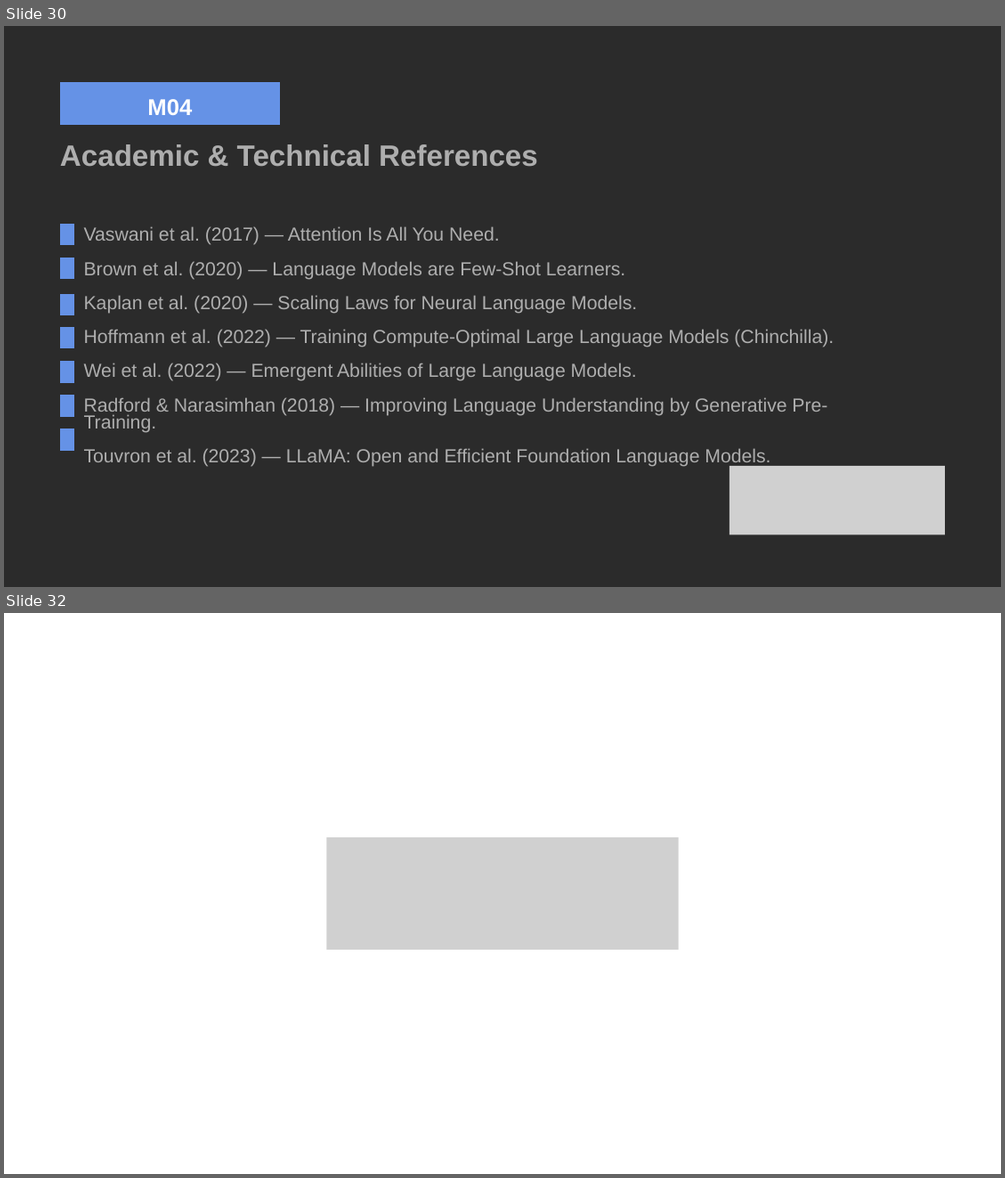
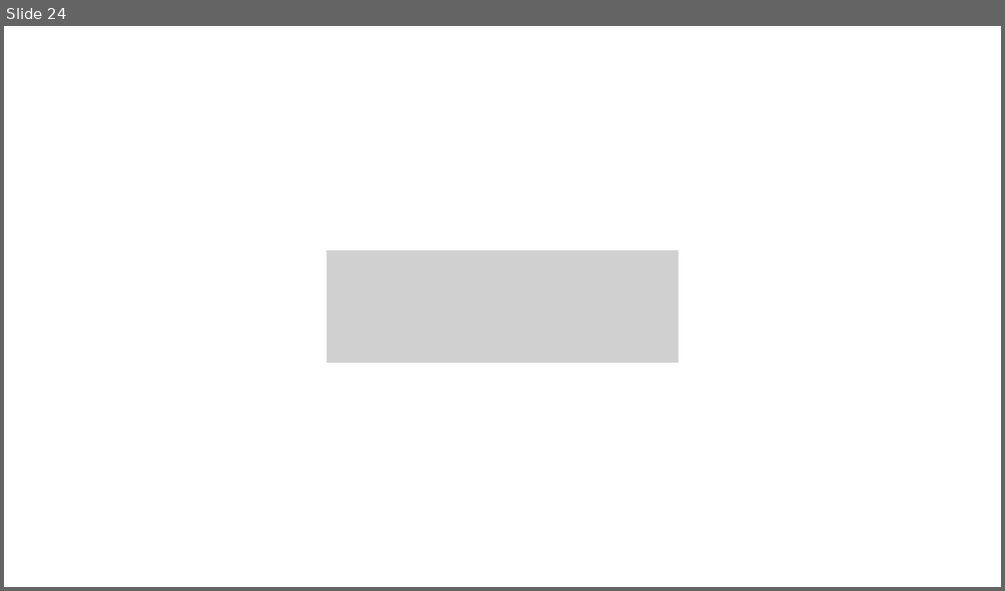
Before and after one commit to rausejop/ai, a slide deck: M06 Multimodal NLP/DEF_M06 Multimodal NLP.pptx. Shown one above the other, each under a label of ours: slides 30 and 32 before the commit, slide 24 after it; the slides between them are not shown. The pictures are 1005x1178 and 1005x591 pixels, drawn with LibreOffice and Linux fonts; fonts in the diff are those of the drawing; grey boxes stand for pictures; background and template pictures are left out; a plain dark background stands for a picture behind light text. Boxes give left, top, right and bottom in pixels: in the first picture for what was removed or moved away, otherwise in the second. Text is boxed around its words. In the diff, an @@ line names an element or a change of style, - is before the commit and + after.

```diff
--- a/M06 Multimodal NLP/DEF_M06 Multimodal NLP.pptx
+++ b/M06 Multimodal NLP/DEF_M06 Multimodal NLP.pptx
@@ slide 30 removed at (x1=4, y1=26, x2=1001, y2=587), background picture (left out) @@
@@ freeform shape removed at (x1=60, y1=82, x2=280, y2=124) @@
@@ text removed at (x1=147, y1=99, x2=192, y2=115) @@
-M04
@@ text removed at (x1=60, y1=144, x2=538, y2=167) @@
-Academic & Technical References
@@ freeform shape removed at (x1=60, y1=224, x2=73, y2=245) @@
@@ text removed at (x1=84, y1=226, x2=833, y2=467) @@
-Vaswani et al. (2017) — Attention Is All You Need.
-Brown et al. (2020) — Language Models are Few-Shot Learners.
-Kaplan et al. (2020) — Scaling Laws for Neural Language Models.
-Hoffmann et al. (2022) — Training Compute-Optimal Large Language Models (Chinchilla).
-Wei et al. (2022) — Emergent Abilities of Large Language Models.
-Radford & Narasimhan (2018) — Improving Language Understanding by Generative Pre-Training.
-Touvron et al. (2023) — LLaMA: Open and Efficient Foundation Language Models.
@@ freeform shape removed at (x1=60, y1=257, x2=73, y2=279) @@
@@ freeform shape removed at (x1=60, y1=294, x2=73, y2=315) @@
@@ freeform shape removed at (x1=60, y1=327, x2=73, y2=348) @@
@@ freeform shape removed at (x1=60, y1=361, x2=73, y2=383) @@
@@ freeform shape removed at (x1=60, y1=394, x2=73, y2=417) @@
@@ freeform shape removed at (x1=60, y1=428, x2=73, y2=451) @@
@@ picture removed at (x1=729, y1=466, x2=945, y2=534) @@
@@ what was slide 32 is now slide 24 @@
```
Also in this commit, not shown: 2 slides changed, 20 slides added, 27 other slides removed, 1 other file.
